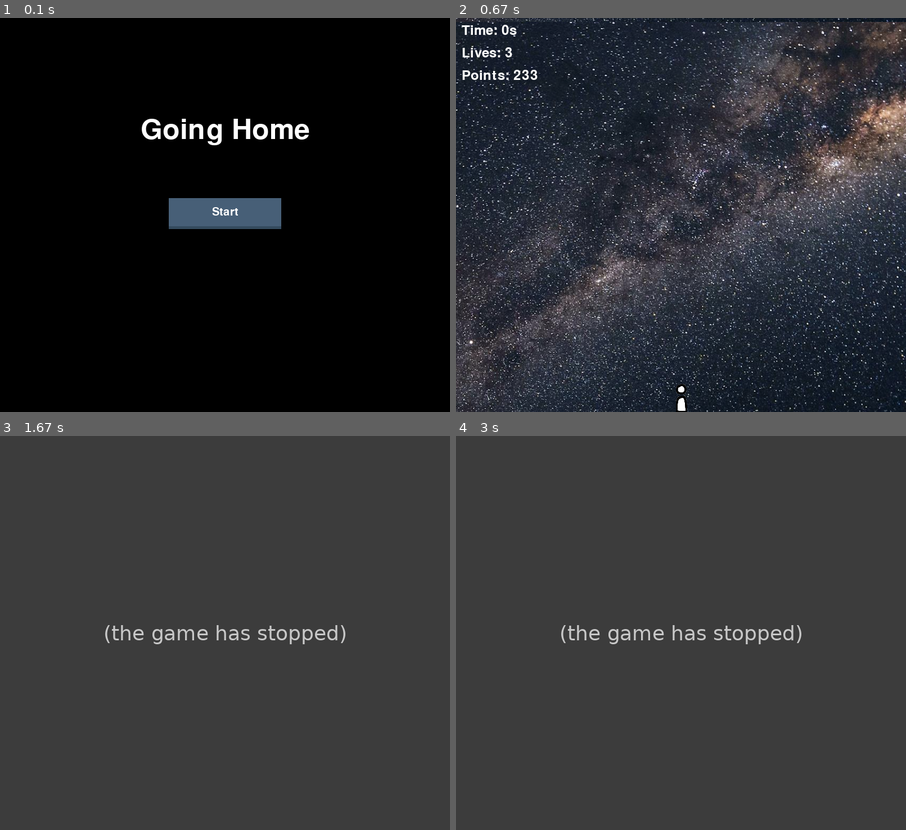
Above: before the commit, frames 1-4 (two rows, left to right).
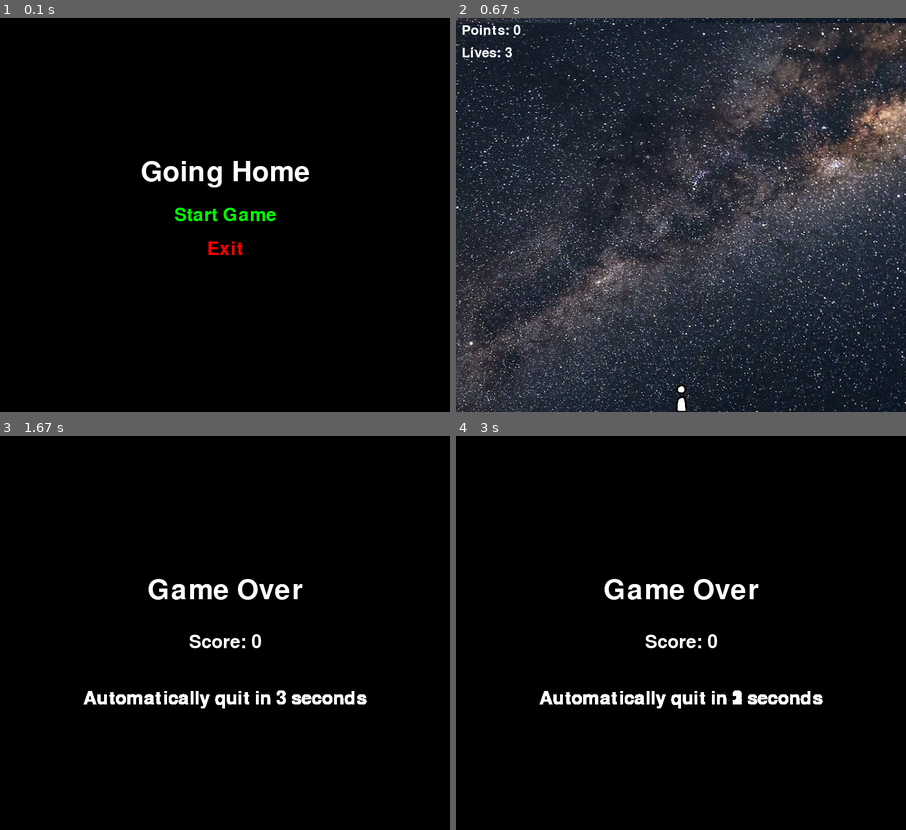
Above: after the commit, the same moments.

Repository: SoohaBang/pygame2
Game: pygame game, started from bsh.py
Two runs of this game, one before a commit and one after it. Both use one fixed random seed, a clock stepped at 60 frames per second and the inputs below.
Inputs (mouse positions are in pixels of both pictures, inside the frame that each line leads up to):
- Up to frame 1 (0.1 s): no input
- Up to frame 2 (0.67 s): click (681, 215) at 0.38 s
- Up to frame 3 (1.67 s): hold Esc 0.67-1.13 s; hold Right 0.67-1.13 s; move the mouse to (207, 526) at 0.7 s
- Up to frame 4 (3 s): hold Esc 1.67-2.13 s; hold Up 1.67-2.13 s; tap Space at 1.73, 2.03 s

The runs differ from the first frame. In frame 1, 3.9% of the frame differs, in the area x 31-69%, y 25-61%; in frame 2, 22%; in frame 3, 100%, in the area x 0-100%, y 0-100%; in frame 4, 100%.
Before the commit the program exited at 0.7 s; later frames show no game.

Commit message:
bsh.py
test

Diff:
--- a/bsh.py
+++ b/bsh.py
@@ -19,6 +19,8 @@
 GRAVITY = 1  # Gravity value for the jet's fall
 JUMP_SPEED = -15
 BULLET_COOLDOWN = 300  # milliseconds
+POINTS_PER_MS = 3  # Points per millisecond
+GAME_OVER_DELAY = 3000  # milliseconds before transitioning to the menu
 
 # Player class
 class Player(pygame.sprite.Sprite):
@@ -158,219 +160,180 @@
         if self.rect2.top >= SCREEN_HEIGHT:
             self.rect2.bottom = self.rect1.top
 
+# Menu and Game Over functions
+def show_menu():
+    screen.fill((0, 0, 0))
+    font = pygame.font.Font(None, 74)
+    title_text = font.render('Going Home', True, (255, 255, 255))
+    screen.blit(title_text, (SCREEN_WIDTH // 2 - title_text.get_width() // 2, SCREEN_HEIGHT // 2 - 100))
+
+    font = pygame.font.Font(None, 48)
+    start_text = font.render('Start Game', True, (0, 255, 0))  # Start button in green
+    start_rect = start_text.get_rect(center=(SCREEN_WIDTH // 2, SCREEN_HEIGHT // 2))
+    screen.blit(start_text, start_rect)
+
+    exit_text = font.render('Exit', True, (255, 0, 0))  # Exit button in red
+    exit_rect = exit_text.get_rect(center=(SCREEN_WIDTH // 2, SCREEN_HEIGHT // 2 + 60))
+    screen.blit(exit_text, exit_rect)
+
+    pygame.display.flip()
+
+    while True:
+        for event in pygame.event.get():
+            if event.type == QUIT:
+                pygame.quit()
+                exit()
+            if event.type == MOUSEBUTTONDOWN:
+                mouse_pos = pygame.mouse.get_pos()
+                if start_rect.collidepoint(mouse_pos):
+                    return 'start'
+                if exit_rect.collidepoint(mouse_pos):
+                    pygame.quit()
+                    exit()
+
+def show_game_over(score):
+    screen.fill((0, 0, 0))
+    font = pygame.font.Font(None, 74)
+    game_over_text = font.render('Game Over', True, (255, 255, 255))
+    screen.blit(game_over_text, (SCREEN_WIDTH // 2 - game_over_text.get_width() // 2, SCREEN_HEIGHT // 2 - 100))
+
+    font = pygame.font.Font(None, 48)
+    score_text = font.render(f'Score: {score}', True, (255, 255, 255))
+    screen.blit(score_text, (SCREEN_WIDTH // 2 - score_text.get_width() // 2, SCREEN_HEIGHT // 2))
+
+    countdown_time = GAME_OVER_DELAY // 1000  # Convert delay to seconds
+    start_time = pygame.time.get_ticks()
+
+    while True:
+        elapsed_time = (pygame.time.get_ticks() - start_time) // 1000
+        remaining_time = countdown_time - elapsed_time
+
+        if remaining_time <= 0:
+            return  # Automatically return to the menu after the countdown
+
+        countdown_text = font.render(f"Automatically quit in {remaining_time} seconds", True, (255, 255, 255))
+        screen.blit(countdown_text, (SCREEN_WIDTH // 2 - countdown_text.get_width() // 2, SCREEN_HEIGHT // 2 + 100))
+
+        pygame.display.flip()
+
 # Initialize Pygame
 pygame.init()
 pygame.mixer.init()
 
 # Create screen
 screen = pygame.display.set_mode((SCREEN_WIDTH, SCREEN_HEIGHT))
-pygame.display.set_caption('Going Home')
-
-# Create sprite groups
-enemies = pygame.sprite.Group()
-clouds = pygame.sprite.Group()
-player_bullets = pygame.sprite.Group()
-all_sprites = pygame.sprite.Group()
-
-# Create player
-player = Player()
-all_sprites.add(player)
-
-# Set up timers for spawning enemies and clouds
-ADDENEMY = pygame.USEREVENT + 1
-pygame.time.set_timer(ADDENEMY, 250)  # milliseconds
-ADDCLOUD = pygame.USEREVENT + 2
-pygame.time.set_timer(ADDCLOUD, 1000)
-
-background = Background()
-
-# Load and play background music
-menu_music = pygame.mixer.music.load("Apoxode_-_Electric_1.mp3")
-game_music = pygame.mixer.music.load("sb_indreams.mp3")
-pygame.mixer.music.play(loops=-1, start=0)  # Start menu music
-
-# Load sound effects
-move_up_sound = pygame.mixer.Sound("Rising_putter.ogg")
-move_down_sound = pygame.mixer.Sound("Falling_putter.ogg")
-collision_sound = pygame.mixer.Sound("Collision.ogg")
-
-# Set sound volumes
-move_up_sound.set_volume(0.5)
-move_down_sound.set_volume(0.5)
-collision_sound.set_volume(0.5)
-
-start_time = pygame.time.get_ticks()
-points = 0  # Initialize points
-
-# Define game states
-START_MENU = "start_menu"
-GAME_RUNNING = "game_running"
-GAME_OVER = "game_over"
-current_state = START_MENU
-
-# Button class for menu and game over screens
-class Button:
-    def __init__(self, text, width, height, pos, elevation):
-        self.pressed = False
-        self.elevation = elevation
-        self.dynamic_elecation = elevation
-        self.original_y_pos = pos[1]
-
-        self.top_rect = pygame.Rect(pos, (width, height))
-        self.top_color = "#475F77"
-
-        self.bottom_rect = pygame.Rect(pos, (width, height))
-        self.bottom_color = "#354B5E"
-
-        self.text_surf = pygame.font.Font(None, 30).render(text, True, "#FFFFFF")
-        self.text_rect = self.text_surf.get_rect(center=self.top_rect.center)
-
-    def draw(self):
-        # Elevation logic
-        self.top_rect.y = self.original_y_pos - self.dynamic_elecation
-        self.text_rect.center = self.top_rect.center
-
-        self.bottom_rect.midtop = self.top_rect.midtop
-        self.bottom_rect.height = self.top_rect.height + self.dynamic_elecation
-
-        pygame.draw.rect(screen, self.bottom_color, self.bottom_rect)
-        pygame.draw.rect(screen, self.top_color, self.top_rect)
-        screen.blit(self.text_surf, self.text_rect)
-
-    def check_click(self):
-        mouse_pos = pygame.mouse.get_pos()
-        if self.top_rect.collidepoint(mouse_pos):
-            if pygame.mouse.get_pressed()[0]:
-                self.dynamic_elecation = 0
-                return True
-            self.dynamic_elecation = self.elevation
-        return False
-
-# Create buttons
-start_button = Button("Start", 200, 50, (SCREEN_WIDTH//2 - 100, SCREEN_HEIGHT//2 - 25), 5)
-return_to_menu_button = Button("Return to Menu", 200, 50, (SCREEN_WIDTH//2 - 100, SCREEN_HEIGHT//2 - 25), 5)
-exit_button = Button("Exit", 200, 50, (SCREEN_WIDTH//2 - 100, SCREEN_HEIGHT//2 + 25), 5)
-
-# Main game loop
-clock = pygame.time.Clock()
+pygame.display.set_caption('Jet Game')
+
+# Load menu music
+pygame.mixer.music.load("Apoxode_-_Electric_1.mp3")  # Menu music
+pygame.mixer.music.play(-1)  # Loop indefinitely
+
+# Main loop
 running = True
 while running:
-    for event in pygame.event.get():
-        if event.type == KEYDOWN:
-            if event.key == K_ESCAPE:
-                running = False
-            if event.key == K_UP and current_state == GAME_RUNNING:
-                player.jump()
-            if event.key == K_SPACE and current_state == GAME_RUNNING:
-                player.shoot()
-        elif event.type == QUIT:
-            running = False
-        elif event.type == ADDENEMY and current_state == GAME_RUNNING:
-            new_enemy = Enemy()
-            enemies.add(new_enemy)
-            all_sprites.add(new_enemy)
-        elif event.type == ADDCLOUD and current_state == GAME_RUNNING:
-            new_cloud = Cloud()
-            clouds.add(new_cloud)
-            all_sprites.add(new_cloud)
-
-    if current_state == START_MENU:
-        screen.fill((0, 0, 0))  # Fill screen with black
-        pygame.mixer.music.load("Apoxode_-_Electric_1.mp3")
-        pygame.mixer.music.play(loops=-1, start=0)  # Play menu music
-
-        # Display game title
-        title_font = pygame.font.Font(None, 74)
-        title_text = title_font.render("Going Home", True, (255, 255, 255))
-        screen.blit(title_text, (SCREEN_WIDTH//2 - title_text.get_width()//2, SCREEN_HEIGHT//4))
-
-        # Draw start button
-        if start_button.check_click():
-            current_state = GAME_RUNNING  # Change state to start the game
-            pygame.mixer.music.stop()
-            pygame.mixer.music.load("sb_indreams.mp3")
-            pygame.mixer.music.play(loops=-1, start=0)  # Play game music
-            start_time = pygame.time.get_ticks()  # Reset the start time when the game begins
-            points = 0  # Reset points when starting a new game
-            player.lives = 3  # Reset player lives when starting a new game
-
-        start_button.draw()
-
-    elif current_state == GAME_RUNNING:
-        pressed_keys = pygame.key.get_pressed()
-        player.update(pressed_keys)
-
-        enemies.update()
-        clouds.update()
-        background.update()
-        player_bullets.update()
-
-        # Update points based on time
-        current_time = pygame.time.get_ticks()
-        points = current_time - start_time
-
-        # Check for bullet collisions with enemies
-        for bullet in player_bullets:
-            if pygame.sprite.spritecollideany(bullet, enemies):
-                bullet.kill()
-                for enemy in enemies:
-                    if pygame.sprite.collide_rect(bullet, enemy):
-                        enemy.kill()  # Remove enemy on collision
-
-        # Check for collisions between player and enemies
-        if pygame.sprite.spritecollideany(player, enemies):
-            if not player.take_damage():
-                current_state = GAME_OVER  # Switch to game over screen
-                pygame.mixer.music.stop()
-                pygame.mixer.music.load("Apoxode_-_Electric_1.mp3")
-                pygame.mixer.music.play(loops=-1, start=0)  # Play menu music again
-                collision_sound.play()
-
-        # Draw the background first
-        screen.blit(background.image, background.rect1)
-        screen.blit(background.image, background.rect2)
-
-        # Draw all sprites on top of the background
-        for entity in all_sprites:
-            screen.blit(entity.surf, entity.rect)
-
-        # Draw player lives and points
-        font = pygame.font.Font(None, 36)
-        lives_text = font.render(f"Lives: {player.lives}", True, (255, 255, 255))
-        screen.blit(lives_text, (10, 50))
-
-        time_text = font.render(f"Time: {(current_time - start_time) // 1000}s", True, (255, 255, 255))
-        points_text = font.render(f"Points: {points}", True, (255, 255, 255))
-        screen.blit(time_text, (10, 10))
-        screen.blit(points_text, (10, 90))
-
-    elif current_state == GAME_OVER:
-        screen.fill((0, 0, 0))  # Fill screen with black
-
-        # Display game over text
-        game_over_font = pygame.font.Font(None, 74)
-        game_over_text = game_over_font.render("Game Over", True, (255, 0, 0))
-        screen.blit(game_over_text, (SCREEN_WIDTH//2 - game_over_text.get_width()//2, SCREEN_HEIGHT//4))
-
-        # Draw buttons
-        if return_to_menu_button.check_click():
-            current_state = START_MENU
-            points = 0  # Reset points when returning to menu
-            player.lives = 3  # Reset player lives when returning to menu
-            pygame.mixer.music.stop()
-            pygame.mixer.music.load("Apoxode_-_Electric_1.mp3")
-            pygame.mixer.music.play(loops=-1, start=0)  # Play menu music
-
-        if exit_button.check_click():
-            pygame.quit()
-            running = False
-
-        return_to_menu_button.draw()
-        exit_button.draw()
-
-    pygame.display.flip()
-    clock.tick(30)
-
-pygame.mixer.music.stop()
-pygame.mixer.quit()
-pygame.quit()
+    result = show_menu()  # Show the menu at the start
+
+    if result == 'start':
+        pygame.mixer.music.stop()  # Stop menu music
+        pygame.mixer.music.load("sb_indreams.mp3")  # Game music
+        pygame.mixer.music.play(loops=-1)
+
+        # Create player
+        player = Player()
+        all_sprites = pygame.sprite.Group()
+        player_bullets = pygame.sprite.Group()
+        enemies = pygame.sprite.Group()
+        clouds = pygame.sprite.Group()
+        all_sprites.add(player)
+
+        start_time = pygame.time.get_ticks()
+
+        # Set up timers for spawning enemies and clouds
+        ADDENEMY = pygame.USEREVENT + 1
+        pygame.time.set_timer(ADDENEMY, 250)  # milliseconds
+        ADDCLOUD = pygame.USEREVENT + 2
+        pygame.time.set_timer(ADDCLOUD, 1000)
+
+        background = Background()
+
+        move_up_sound = pygame.mixer.Sound("Rising_putter.ogg")
+        move_down_sound = pygame.mixer.Sound("Falling_putter.ogg")
+        collision_sound = pygame.mixer.Sound("Collision.ogg")
+
+        move_up_sound.set_volume(0.5)
+        move_down_sound.set_volume(0.5)
+        collision_sound.set_volume(0.5)
+
+        clock = pygame.time.Clock()
+
+        while running:
+            for event in pygame.event.get():
+                if event.type == KEYDOWN:
+                    if event.key == K_ESCAPE:
+                        running = False
+                    if event.key == K_UP:
+                        player.jump()
+                    if event.key == K_SPACE:
+                        player.shoot()
+                elif event.type == QUIT:
+                    running = False
+                elif event.type == ADDENEMY:
+                    new_enemy = Enemy()
+                    enemies.add(new_enemy)
+                    all_sprites.add(new_enemy)
+                elif event.type == ADDCLOUD:
+                    new_cloud = Cloud()
+                    clouds.add(new_cloud)
+                    all_sprites.add(new_cloud)
+
+            pressed_keys = pygame.key.get_pressed()
+            player.update(pressed_keys)
+
+            enemies.update()
+            clouds.update()
+            background.update()
+            player_bullets.update()
+
+            # Check for bullet collisions with enemies
+            for bullet in player_bullets:
+                if pygame.sprite.spritecollideany(bullet, enemies):
+                    bullet.kill()
+                    for enemy in enemies:
+                        if pygame.sprite.collide_rect(bullet, enemy):
+                            enemy.kill()  # Remove enemy on collision
+
+            # Check for collisions between player and enemies
+            for enemy in enemies:
+                if pygame.sprite.collide_rect(player, enemy):
+                    enemy.kill()  # Remove enemy on collision
+                    if not player.take_damage():
+                        running = False  # End the game if the player has no lives left
+                        collision_sound.play()
+
+            # Draw the background first
+            screen.blit(background.image, background.rect1)
+            screen.blit(background.image, background.rect2)
+
+            # Draw all sprites on top of the background
+            for entity in all_sprites:
+                screen.blit(entity.surf, entity.rect)
+
+            # Draw player lives
+            font = pygame.font.Font(None, 36)
+            lives_text = font.render(f"Lives: {player.lives}", True, (255, 255, 255))
+            screen.blit(lives_text, (10, 50))
+
+            # Calculate points based on elapsed time
+            elapsed_time = pygame.time.get_ticks() - start_time
+            points = (elapsed_time * POINTS_PER_MS) // 1000
+            time_text = font.render(f"Points: {points}", True, (255, 255, 255))
+            screen.blit(time_text, (10, 10))
+
+            pygame.display.flip()
+            clock.tick(30)
+
+        # Show the game over screen
+        pygame.mixer.music.stop()
+        pygame.mixer.music.load("menu_song.mp3")  # Game Over screen music
+        pygame.mixer.music.play(-1)  # Loop indefinitely
+        show_game_over(points)  # Show game over screen
Not shown, added: menu_song.mp3
Not shown, added: sb_indreams.mp3
